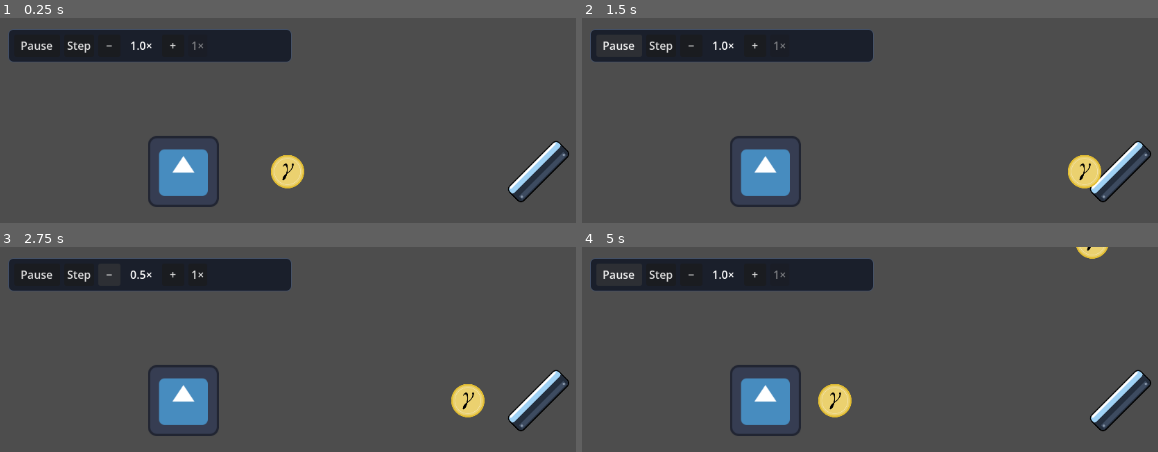
Above: before the commit, frames 1-4 (two rows, left to right).
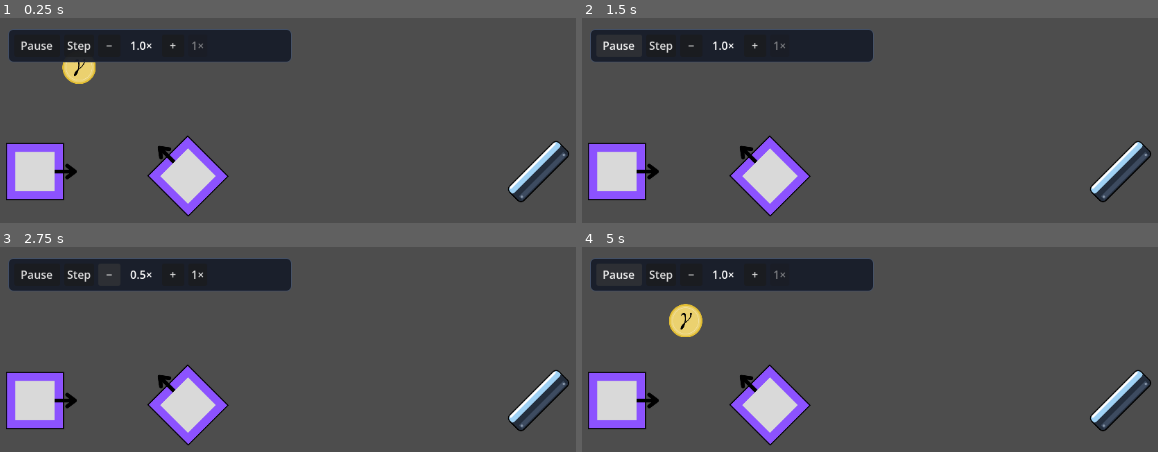
Above: after the commit, the same moments.

Repository: Breakerchap/vertex
Game: Godot game, scene res://MainScene/main.tscn
Same seed, same stepped clock (60 frames per second), same inputs: the game is played once before the commit and once after it. The engine's default icon, where the game draws it, is replaced by a stand-in: a white triangle on a blue panel in a dark square.
Inputs:
- Up to frame 1 (0.25 s): no input
- Up to frame 2 (1.5 s): click "Step" at 0.5 s; click "Play" at 1.25 s
- Up to frame 3 (2.75 s): click "−" at 2 s
- Up to frame 4 (5 s): click "+" at 2.75 s; click "Step" at 3.5 s; click "Play" at 4.25 s

The runs differ from the first frame. In frame 1, 7.7% of the frame differs, in the area x 1-53%, y 21-97%; in frame 2, 7.2%; in frame 3, 7.2%; in frame 4, 8.2%, in the area x 1-92%, y 0-97%.

Commit message:
walls and emitter improvements

Diff:
--- a/Buildings/Emitter/emitter.gd
+++ b/Buildings/Emitter/emitter.gd
@@ -1,11 +1,16 @@
 @tool
 class_name ParticleEmitter
-extends "res://Buildings/building.gd"
+extends "res://Buildings/solid_building.gd"
 
 const EmissionEntry = preload("res://Buildings/Emitter/particle_emission.gd")
 
 const ELECTRON_SCENE: PackedScene = preload("res://Particles/Electron/electron.tscn")
 const PHOTON_SCENE: PackedScene = preload("res://Particles/Photon/photon.tscn")
+
+@export_enum("0 degrees", "45 degrees", "90 degrees", "135 degrees", "180 degrees", "225 degrees", "270 degrees", "315 degrees") var orientation: int = 0:
+  set(value):
+    orientation = posmod(value, 8)
+    rotation = orientation * PI / 4.0
 
 @export var particleFlavour: Global.Flavour = Global.Flavour.ELECTRON
 @export var isAnti: bool = false
@@ -13,7 +18,7 @@
 ## Number of particles emitted per second.
 @export_range(0.01, 1000.0, 0.01, "or_greater") var rate: float = 1.0
 @export var sequence: Array[EmissionEntry] = []
-@export var start_on_ready: bool = false
+@export var start_on_ready: bool = true
 
 var _pending: Array[EmissionEntry] = []
 var _time_until_next: float = 0.0
@@ -30,7 +35,7 @@
     else:
       start_sequence()
 
-## Emit one particle into the enclosing simulation, travelling in world coordinates.
+## Emit one particle into the enclosing simulation, travelling in emitter-local coordinates.
 func emit_particle(flavour: Global.Flavour, anti: bool, travel: Vector2) -> Particle:
   var simulation := _simulation()
   if simulation == null:
@@ -48,9 +53,10 @@
     return null
   var particle := scene.instantiate() as Particle
   particle.isAnti = anti
-  particle.direction = travel.normalized()
+  particle.direction = global_transform.basis_xform(travel).normalized()
   simulation.add_child(particle)
-  particle.global_position = global_position
+  var radius := particle.collision_radius * absf(particle.global_scale.x)
+  particle.global_position = collision_shape.global_position + particle.direction * exit_distance(particle.direction, radius)
   return particle
 
 ## Emit one particle using the emitter's inspector settings.
--- a/Buildings/Emitter/emitter.tscn
+++ b/Buildings/Emitter/emitter.tscn
@@ -1,7 +1,7 @@
 [gd_scene format=3 uid="uid://cq7p3hoi07i80"]
 
-[ext_resource type="Texture2D" uid="uid://c08xaqqp8xvkw" path="res://icon.svg" id="1_a65so"]
 [ext_resource type="Script" uid="uid://c0il2u48vuosc" path="res://Buildings/Emitter/emitter.gd" id="1_dw3pc"]
+[ext_resource type="Texture2D" uid="uid://4inb8yf6mfbw" path="res://Buildings/Emitter/emitter.png" id="2_dw3pc"]
 
 [sub_resource type="RectangleShape2D" id="RectangleShape2D_6ixai"]
 size = Vector2(126, 126)
@@ -11,7 +11,8 @@
 script = ExtResource("1_dw3pc")
 
 [node name="Sprite2D" type="Sprite2D" parent="." unique_id=148179225]
-texture = ExtResource("1_a65so")
+scale = Vector2(0.5, 0.5)
+texture = ExtResource("2_dw3pc")
 
 [node name="Area2D" type="Area2D" parent="." unique_id=696262046]
 
--- a/Buildings/Emitter/particle_emission.gd
+++ b/Buildings/Emitter/particle_emission.gd
@@ -1,7 +1,7 @@
 class_name ParticleEmission
 extends Resource
 
-## One entry in an emitter's ordered sequence. Direction is in world coordinates.
+## One entry in an emitter's ordered sequence. Direction is relative to the emitter.
 @export var flavour: Global.Flavour = Global.Flavour.ELECTRON
 @export var is_anti: bool = false
 @export var direction: Vector2 = Vector2.RIGHT
--- /dev/null
+++ b/Buildings/Wall/wall.gd
@@ -0,0 +1,2 @@
+@tool
+extends "res://Buildings/solid_building.gd"
--- /dev/null
+++ b/Buildings/Wall/wall.tscn
@@ -0,0 +1,21 @@
+[gd_scene format=3 uid="uid://bdu5aeruvp6v1"]
+
+[ext_resource type="Texture2D" uid="uid://d0nwvleih8a64" path="res://Buildings/Wall/wall.png" id="1_0hlhk"]
+
+[ext_resource type="Script" path="res://Buildings/Wall/wall.gd" id="2_wall"]
+
+[sub_resource type="RectangleShape2D" id="RectangleShape2D_6ixai"]
+size = Vector2(128, 128)
+
+[node name="Wall" type="Node2D" unique_id=1856440016]
+scale = Vector2(0.8, 0.8)
+script = ExtResource("2_wall")
+
+[node name="Sprite2D" type="Sprite2D" parent="." unique_id=1408322273]
+scale = Vector2(0.5, 0.5)
+texture = ExtResource("1_0hlhk")
+
+[node name="Area2D" type="Area2D" parent="." unique_id=1979171632]
+
+[node name="CollisionShape2D" type="CollisionShape2D" parent="Area2D" unique_id=725358945]
+shape = SubResource("RectangleShape2D_6ixai")
--- /dev/null
+++ b/Buildings/solid_building.gd
@@ -0,0 +1,71 @@
+@tool
+extends "res://Buildings/building.gd"
+
+const COLLISION_EPSILON: float = 0.00001
+@onready var collision_shape: CollisionShape2D = $Area2D/CollisionShape2D
+
+func _ready() -> void:
+  super._ready()
+  if not Engine.is_editor_hint():
+    add_to_group("particle_blockers")
+
+## World-space distance from the building center to just outside its body.
+func exit_distance(travel: Vector2, radius: float) -> float:
+  var shape := collision_shape.shape as RectangleShape2D
+  var basis := collision_shape.global_transform
+  var axis_x := basis.x.normalized()
+  var axis_y := basis.y.normalized()
+  var half_size := shape.size * Vector2(basis.x.length(), basis.y.length()) * 0.5
+  var direction := travel.normalized()
+  var dx := absf(direction.dot(axis_x))
+  var dy := absf(direction.dot(axis_y))
+  var x_distance := (half_size.x + radius) / dx if dx > COLLISION_EPSILON else INF
+  var y_distance := (half_size.y + radius) / dy if dy > COLLISION_EPSILON else INF
+  return minf(x_distance, y_distance) + 0.01
+
+## Returns the first swept-circle impact with this solid rectangle.
+func sweep(from: Vector2, motion: Vector2, particle_radius: float) -> Dictionary:
+  var shape := collision_shape.shape as RectangleShape2D
+  if shape == null or collision_shape.disabled:
+    return {}
+  var basis := collision_shape.global_transform
+  var axis_x := basis.x.normalized()
+  var axis_y := basis.y.normalized()
+  var half_size := shape.size * Vector2(basis.x.length(), basis.y.length()) * 0.5
+  var relative := from - collision_shape.global_position
+  var start := Vector2(relative.dot(axis_x), relative.dot(axis_y))
+  var move := Vector2(motion.dot(axis_x), motion.dot(axis_y))
+  var radius := maxf(0.0, particle_radius)
+  var closest := Vector2(clampf(start.x, -half_size.x, half_size.x), clampf(start.y, -half_size.y, half_size.y))
+  if start.distance_squared_to(closest) <= radius * radius:
+    return {"fraction": 0.0, "reflective": false}
+
+  var best := INF
+  if absf(move.x) > COLLISION_EPSILON:
+    for side in [-1.0, 1.0]:
+      var t: float = (side * (half_size.x + radius) - start.x) / move.x
+      if t >= 0.0 and t <= 1.0 and absf(start.y + move.y * t) <= half_size.y and move.x * side < 0.0:
+        best = minf(best, t)
+  if absf(move.y) > COLLISION_EPSILON:
+    for side in [-1.0, 1.0]:
+      var t: float = (side * (half_size.y + radius) - start.y) / move.y
+      if t >= 0.0 and t <= 1.0 and absf(start.x + move.x * t) <= half_size.x and move.y * side < 0.0:
+        best = minf(best, t)
+
+  var a := move.length_squared()
+  if radius > 0.0 and a > COLLISION_EPSILON * COLLISION_EPSILON:
+    for sx in [-1.0, 1.0]:
+      for sy in [-1.0, 1.0]:
+        var offset := start - Vector2(sx * half_size.x, sy * half_size.y)
+        var b := 2.0 * offset.dot(move)
+        var c := offset.length_squared() - radius * radius
+        var discriminant := b * b - 4.0 * a * c
+        if discriminant < 0.0:
+          continue
+        var t := (-b - sqrt(discriminant)) / (2.0 * a)
+        var hit_offset := offset + move * t
+        if t >= 0.0 and t <= 1.0 and hit_offset.x * sx >= 0.0 and hit_offset.y * sy >= 0.0:
+          best = minf(best, t)
+  if best == INF:
+    return {}
+  return {"fraction": best, "reflective": false}
--- a/MainScene/main.tscn
+++ b/MainScene/main.tscn
@@ -3,7 +3,6 @@
 [ext_resource type="Script" uid="uid://oohk2fag5w2o" path="res://Particles/particle_simulation.gd" id="3_sim"]
 [ext_resource type="PackedScene" uid="uid://cq7p3hoi07i80" path="res://Buildings/Emitter/emitter.tscn" id="4_emitter"]
 [ext_resource type="PackedScene" uid="uid://jvmyp3jq0dy1" path="res://Buildings/Mirror/mirror.tscn" id="5_mirror"]
-
 [ext_resource type="PackedScene" path="res://MainScene/simulation_controls.tscn" id="6_controls"]
 
 [node name="main" type="Node2D" unique_id=852513529]
@@ -13,6 +12,8 @@
 
 [node name="Emitter" parent="." unique_id=1992377071 instance=ExtResource("4_emitter")]
 position = Vector2(-307.2, -102.4)
+rotation = 3.9269907
+orientation = 5
 particleFlavour = 3
 start_on_ready = true
 
@@ -21,4 +22,10 @@
 rotation = 5.497787
 orientation = 7
 
-[node name="SimulationControls" parent="." instance=ExtResource("6_controls")]
+[node name="SimulationControls" parent="." unique_id=1634270302 instance=ExtResource("6_controls")]
+
+[node name="Emitter2" parent="." unique_id=1331032538 instance=ExtResource("4_emitter")]
+position = Vector2(-512, -102.4)
+orientation = null
+particleFlavour = 3
+start_on_ready = true
--- a/Particles/particle_simulation.gd
+++ b/Particles/particle_simulation.gd
@@ -30,9 +30,9 @@
     if is_ancestor_of(emitter) and not emitter.is_queued_for_deletion():
       emitter.step_emission(delta)
   var particles := _particles()
-  var mirrors := _mirrors()
+  var obstacles := _obstacles()
   for particle in particles:
-    _advance_particle(particle, delta, mirrors)
+    _advance_particle(particle, delta, obstacles)
 
   var consumed: Dictionary = {}
   for i in range(particles.size()):
@@ -53,8 +53,8 @@
         consumed[b] = true
         break
 
-## Sweep against mirror surfaces so fast particles cannot pass through between steps.
-func _advance_particle(particle: Particle, delta: float, mirrors: Array[Node]) -> void:
+## Sweep against buildings so fast particles cannot pass through between steps.
+func _advance_particle(particle: Particle, delta: float, obstacles: Array[Node]) -> void:
   var remaining := delta
   # Bound work for a particle trapped between surfaces in a single step.
   for _bounce in range(8):
@@ -64,8 +64,8 @@
     if motion.is_zero_approx():
       return
     var hit: Dictionary = {}
-    for mirror in mirrors:
-      var candidate: Dictionary = mirror.sweep(particle.global_position, motion, particle.collision_radius * absf(particle.global_scale.x))
+    for obstacle in obstacles:
+      var candidate: Dictionary = obstacle.sweep(particle.global_position, motion, particle.collision_radius * absf(particle.global_scale.x))
       if not candidate.is_empty() and (hit.is_empty() or candidate.fraction < hit.fraction):
         hit = candidate
     if hit.is_empty():
@@ -80,12 +80,16 @@
     particle.global_position += normal * 0.001
     remaining *= 1.0 - float(hit.fraction)
 
-func _mirrors() -> Array[Node]:
+func _obstacles() -> Array[Node]:
   var result: Array[Node] = []
   for mirror in get_tree().get_nodes_in_group("particle_mirrors"):
     if is_ancestor_of(mirror) and not mirror.is_queued_for_deletion():
       result.append(mirror)
+  for blocker in get_tree().get_nodes_in_group("particle_blockers"):
+    if is_ancestor_of(blocker) and not blocker.is_queued_for_deletion():
+      result.append(blocker)
   return result
+
 func _particles() -> Array[Particle]:
   var result: Array[Particle] = []
   for child in get_children():
Binary file added: Buildings/Emitter/emitter.png
Not shown, added: Buildings/Emitter/emitter.png.import
Not shown, added: Buildings/Wall/wall.gd.uid
Binary file added: Buildings/Wall/wall.png
Not shown, added: Buildings/Wall/wall.png.import
Not shown, added: Buildings/solid_building.gd.uid
Binary file added: tile.png
Not shown, added: tile.png.import
Not shown, added: leveltest.leveldat
